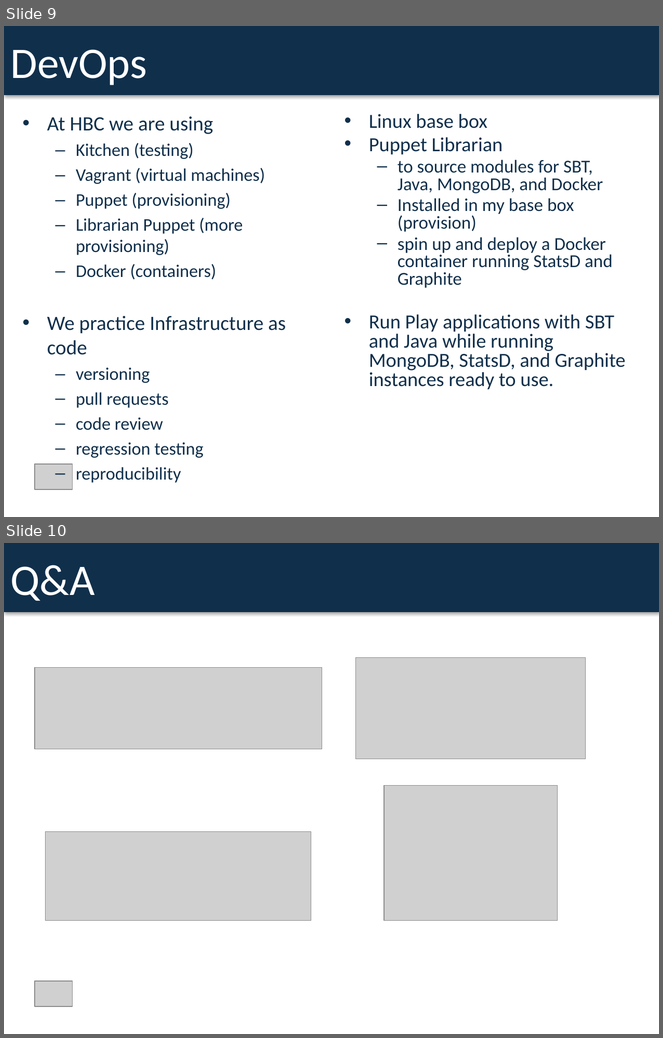
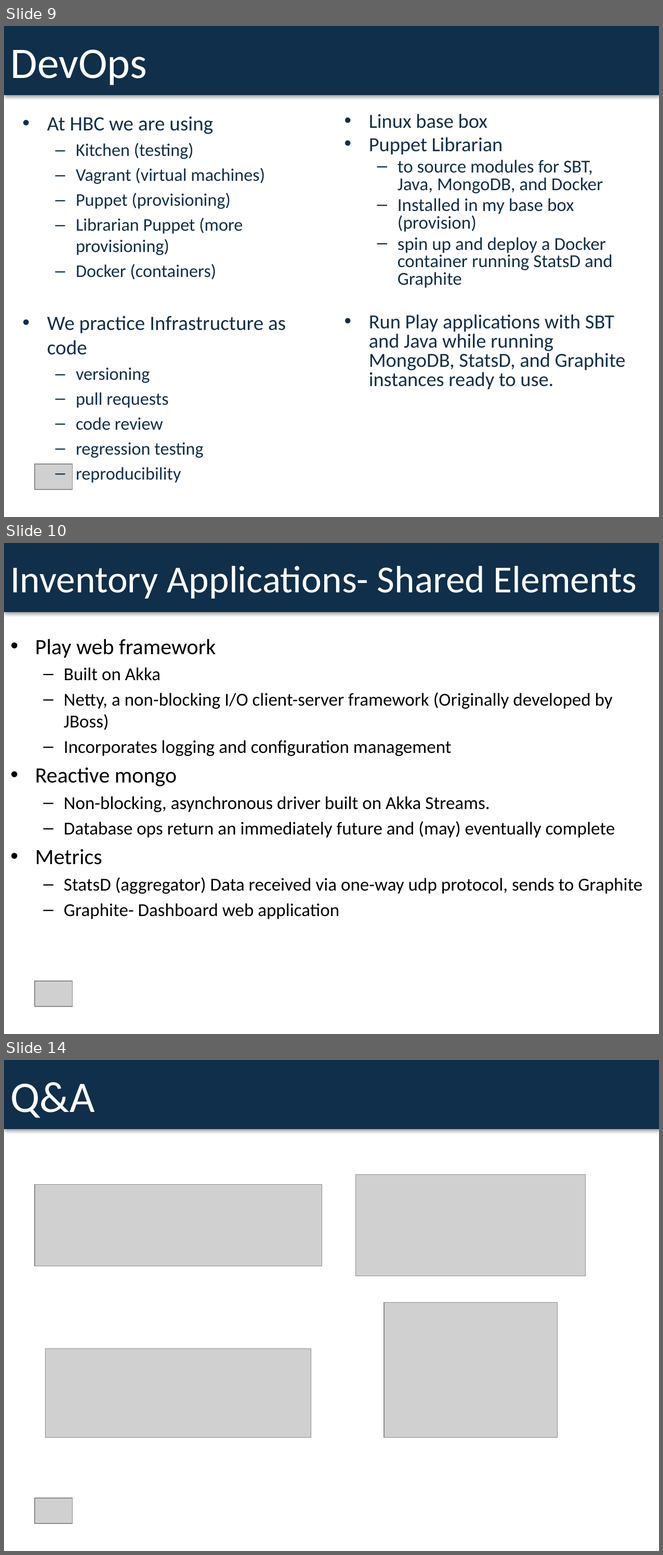
Before and after one commit to dspeele/react-vs-shared-state-inventory, a slide deck: React Vs Shared State Deck.pptx. Shown one above the other, each under a label of ours: slides 9 and 10 before the commit, slides 9, 10 and 14 after it; the slides between them are not shown. The pictures are 663x1038 and 663x1555 pixels, drawn with LibreOffice and Linux fonts; fonts in the diff are those of the drawing; grey boxes stand for pictures. Boxes give left, top, right and bottom in pixels: in the first picture for what was removed or moved away, otherwise in the second. Text is boxed around its words. In the diff, an @@ line names an element or a change of style, - is before the commit and + after.

```diff
--- a/React Vs Shared State Deck.pptx
+++ b/React Vs Shared State Deck.pptx
@@ slide 10 added at (4,543,659,1034), background #FFFFFF @@
@@ rectangle added at (4,543,659,612), fill #102F4B, 42 pt, text #FFFFFF @@
+Inventory Applications- Shared Elements
@@ text added at (35,639,643,919), 20 pt, text #000000 @@
+• Play web framework
+  – Built on Akka
+  – Netty, a non-blocking I/O client-server framework (Originally developed by JBoss)
+  – Incorporates logging and configuration management
+• Reactive mongo
+  – Non-blocking, asynchronous driver built on Akka Streams.
+  – Database ops return an immediately future and (may) eventually complete
+• Metrics
+  – StatsD (aggregator) Data received via one-way udp protocol, sends to Graphite
+  – Graphite- Dashboard web application
@@ picture added at (35,981,73,1007) @@
@@ what was slide 10 is now slide 14 @@
```
Also in this commit, not shown: 1 slide changed, 3 other slides added, 2 other files.
